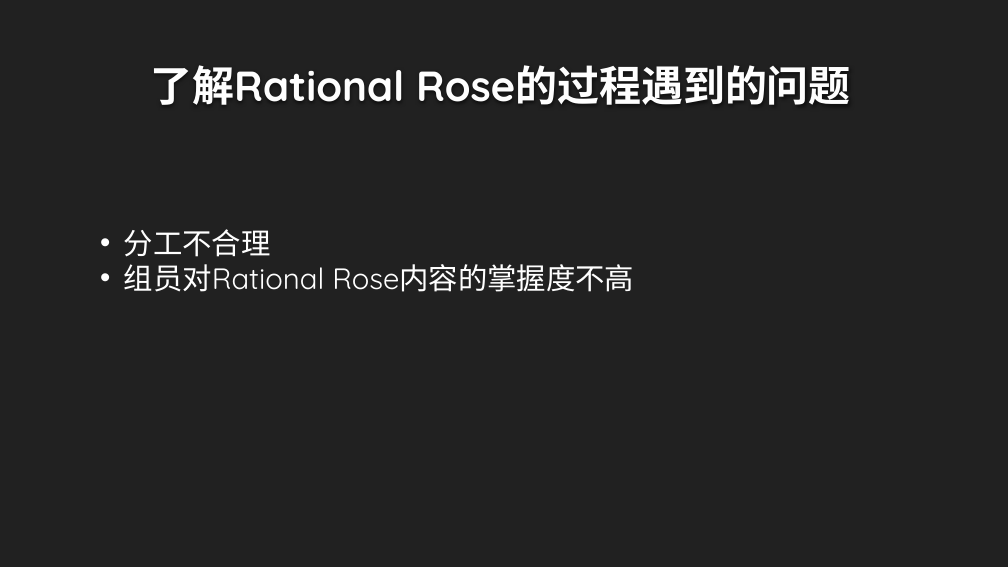
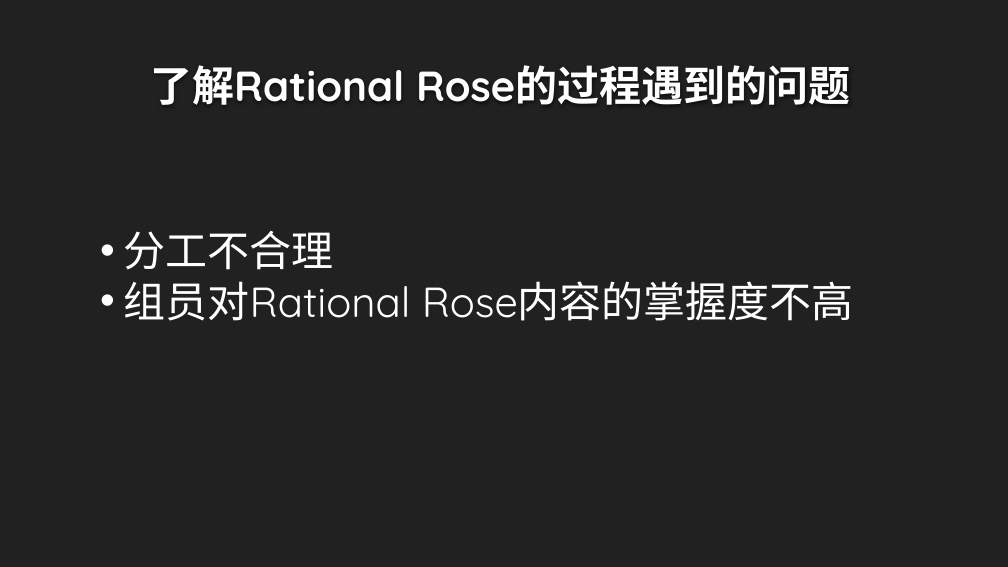
Before and after one commit to twn422/PRD2017, a slide deck: slide 21 of PRD-2017-G24/STW/非受控文件/翻转课堂作业/UML工具：Rational Rose/UML工具：Rational Rose.pptx (slide 17 before the commit). Drawn at 1008x567 pixels with LibreOffice and Linux fonts; fonts in the diff are those of the drawing; background and template pictures are left out. Boxes give left, top, right and bottom in pixels: in the first picture for what was removed or moved away, otherwise in the second. Text is boxed around its words. In the diff, an @@ line names an element or a change of style, - is before the commit and + after.

```diff
--- a/PRD-2017-G24/STW/非受控文件/翻转课堂作业/UML工具：Rational Rose/UML工具：Rational Rose.pptx
+++ b/PRD-2017-G24/STW/非受控文件/翻转课堂作业/UML工具：Rational Rose/UML工具：Rational Rose.pptx
@@ text "分工不合理" at [124, 231, 854, 321]: size 28 to 40 pt @@
```
Also in this commit, not shown: 9 other slides changed, 4 slides added, 1 other file.
